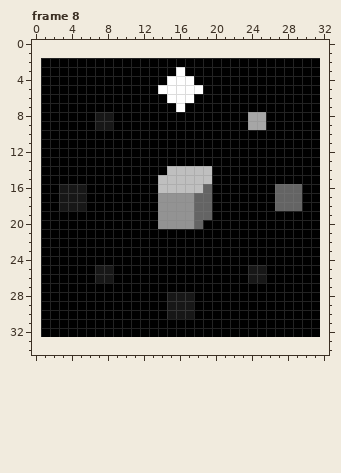
Edited in one commit: animated GIF sprite (public/gameplay/loading.gif). Above is the file before it was changed.
The file is 310x310 pixels, drawn in blocks of 10x10; one block is one cell here. Colours within 5 levels of each other are drawn and written as one. Shown: frame 8. The old version is drawn lined up with the new one, on the new canvas. The commit also changed other frames, which this record leaves out.
And afterwards:
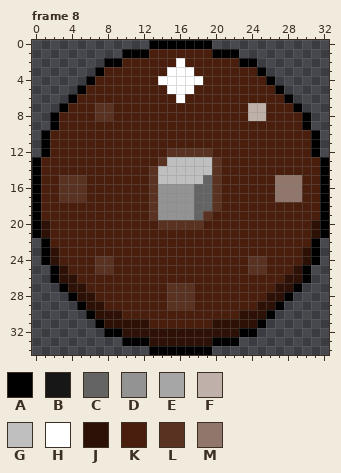
Palette (. is transparent): A #000000  B #171717  C #646464  D #939393  E #a6a6a6  F #bfb1aa  G #bfbfbf  H #ffffff  J #2d1106  K #491e0d  L #593222  M #90766b
Diff:
canvas 31x31 -> 33x35, the old top-left corner now at 1,2
Changed rows in their new state; - is an unchanged pixel.
Frame 8:
first column x 0:
 0 -------------AAAAAAA-------------
 1 ----------AAAKKKKKKKAAA----------
 2 -.......--KKKKKKHKKKKKK--.......-
 3 -......-KKKKKKKH-HKKKKKKK-......-
 4 -.....-KKKKKKKH---HKKKKKKK-.....-
 5 -....-KKKKKKKKK---KKKKKKKKK-....-
 6 -...-KKKKKKKKKKK-KKKKKKKKKKK-...-
 7 -..-KKKLLKKKKKKKKKKKKKKKFFKKK-..-
 8 -.-KKKKLLKKKKKKKKKKKKKKKFFKKKK-.-
 9 -.-KKKKKKKKKKKKKKKKKKKKKKKKKKK-.-
10 --KKKKKKKKKKKKKKKKKKKKKKKKKKKKK--
11 --KKKKKKKKKKKKKKKKKKKKKKKKKKKKK--
12 --KKKKKKKKKKKKKLLLLLKKKKKKKKKKK--
13 AKKKKKKKKKKKKKLGGGGGLKKKKKKKKKKKA
14 AKKKKKKKKKKKKLG-----LKKKKKKKKKKKA
15 AKKLLLKKKKKKKL-----CLKKKKKKMMMKKA
16 AKKLLLKKKKKKKLDDDDC-LKKKKKKMMMKKA
17 AKKLLLKKKKKKKL------LKKKKKKMMMKKA
18 AKKKKKKKKKKKKL------LKKKKKKKKKKKA
19 AKKKKKKKKKKKKL-----LKKKKKKKKKKKKA
20 AJKKKKKKKKKKKKLLLLLKKKKKKKKKKKKJA
21 AJKKKKKKKKKKKKKKKKKKKKKKKKKKKKKJA
22 --KKKKKKKKKKKKKKKKKKKKKKKKKKKKK--
23 --JKKKKKKKKKKKKKKKKKKKKKKKKKKKJ--
24 --JKKKKLLKKKKKKKKKKKKKKKLLKKKKJ--
25 -.-JKKKLLKKKKKKKKKKKKKKKLLKKKJ-.-
26 -.-JJKKKKKKKKKKKKKKKKKKKKKKKJJ-.-
27 -..-JJKKKKKKKKKLLLKKKKKKKKKJJ-..-
28 -...-JJKKKKKKKKLLLKKKKKKKKJJ-...-
29 -....-JJKKKKKKKLLLKKKKKKKJJ-....-
30 -.....-JJJKKKKKKKKKKKKKJJJ-.....-
31 -......-JJJJJKKKKKKKJJJJJ-......-
32 -.......--JJJJJJJJJJJJJ--.......-
33 ----------AAAJJJJJJJAAA----------
34 -------------AAAAAAA-------------
